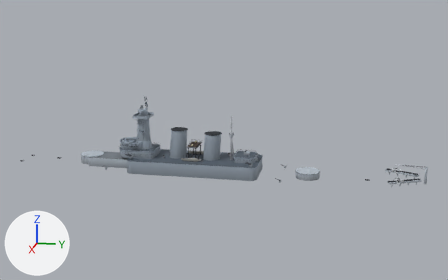
An edit to the glTF model public/models/ships/us_bb_super.glb, drawn before and after from the same camera.
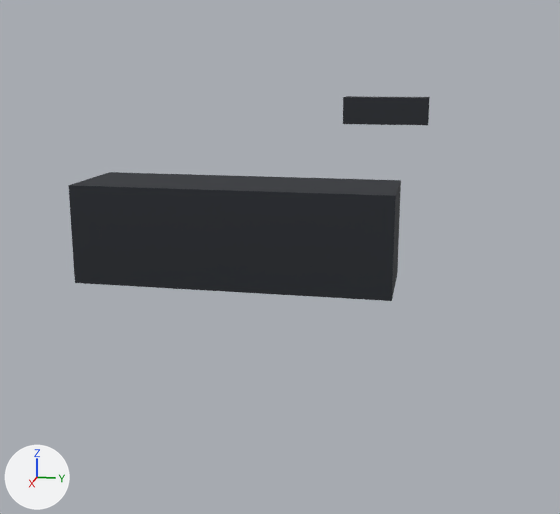
There are two pictures of each version: one whole from a camera (50 mm lens) standing at (287.0, 68.7, 95.6) and looking at (-0.5, 11.2, 23.8), one close up from a camera (50 mm lens) standing at (9.5, -92.3, 10.0) and looking at (0.5, -94.1, 7.8). Every picture has the same lights, and +X, +Y and +Z are marked at lower left. The last two pictures show the newer version. Vertices at exactly the same position are counted once.

The first close-up shows 'super_us_bb'.
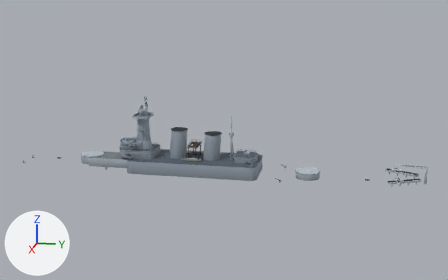
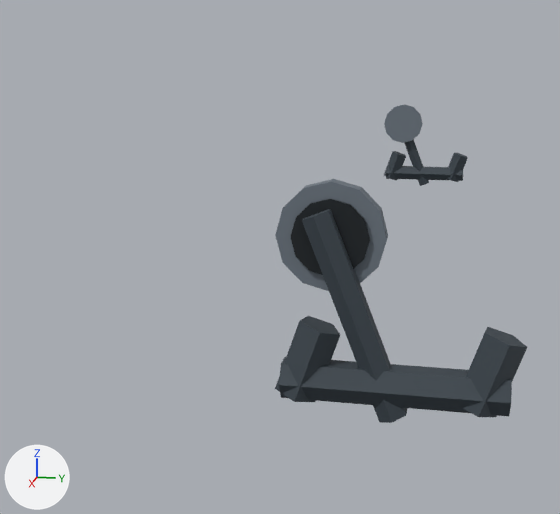
Where the change shows, as pixel boxes [x1, y1, x2, y2] in the close-ups (560 x 514 px):
'super_us_bb', reshaped
    before: [69, 96, 430, 301]
    after: [275, 104, 527, 423]
part 1 of me_super_us_bb_014, added
    after: [384, 104, 423, 143]
part 2 of me_super_us_bb_014, added
    after: [404, 139, 429, 186]
part 3 of me_super_us_bb_014, added
    after: [386, 166, 463, 181]
part 4 of me_super_us_bb_014, added
    after: [275, 179, 388, 291]
part 5 of me_super_us_bb_014, added
    after: [291, 199, 370, 275]
part 6 of me_super_us_bb_014, added
    after: [302, 209, 407, 423]
part 7 of me_super_us_bb_014, added
    after: [279, 357, 512, 416]
part 8 of me_super_us_bb_014, cut back
    before: [69, 96, 430, 301]
    after: [275, 151, 527, 417]

Edits to the bpy script that builds the scene:
```text
Change me_super_us_bb_014:
    used by ob_super_us_bb; location = (0.0, 0.0, 0.0)
    remove me_super_us_bb_014.from_pydata(...)  # 10421 vertices, 14756 faces; spans x -13.0..13.0, y -94.0..107.0, z 8.0..44.0
    add me_super_us_bb_014.from_pydata(...)  # 10613 vertices, 15100 faces; spans x -13.0..13.0, y -93.0..107.0, z 8.0..44.0
    me_super_us_bb_014 part 1: a new loose piece, a 12-sided cylinder along x spanning x -4.93..-4.81, y -93.21..-92.53, z 8.7..9.38, in mat_ws_super
    me_super_us_bb_014 part 2: the loose piece of 14 vertices spanning x -12.0, y -47.0..-45.0, z 10.0..11.0 is copied, and the copy is scaled about its middle by (-0.625, -0.237, -1.62), then moved by (7.0, -47.0, -2.0); it spans x -5.0, y -93.0..-92.0, z 8.0..9.0
    me_super_us_bb_014 part 3: a new loose piece, a 6-sided cylinder along y spanning x -5.12..-4.86, y -93.15..-91.77, z 8.03..8.25, in mat_ws_super
    me_super_us_bb_014 part 4: a new loose piece, a 12-sided cylinder along x spanning x 4.81..4.93, y -93.21..-92.53, z 8.7..9.38, in mat_ws_super
    me_super_us_bb_014 part 5: a new loose piece, a 12-sided cylinder along x spanning x 4.94..4.96, y -93.11..-92.63, z 8.8..9.28, in mat_ws_super
    me_super_us_bb_014 part 6: the loose piece of 14 vertices spanning x 12.0, y -47.0..-45.0, z 10.0..11.0 is copied, and the copy is scaled about its middle by (-0.625, -0.237, -1.62), then moved by (-7.0, -47.0, -2.0); it spans x 5.0, y -93.0..-92.0, z 8.0..9.0
    me_super_us_bb_014 part 7: a new loose piece, a 6-sided cylinder along y spanning x 4.86..5.12, y -93.15..-91.77, z 8.03..8.25, in mat_ws_super
    me_super_us_bb_014 part 8
    12 vertices are removed from x -6.0..6.0, y -94.0..-92.0, z 9.0
    24 faces are deleted
    2 vertices move within x -5.0..5.0, y -92.0, z 9.0
    44 vertices are added at x -5.0..5.0, y -93.0..-92.0, z 8.0..9.0
    80 new faces join them
    other edits to the shape of me_super_us_bb_014 do not show in these pictures
```
